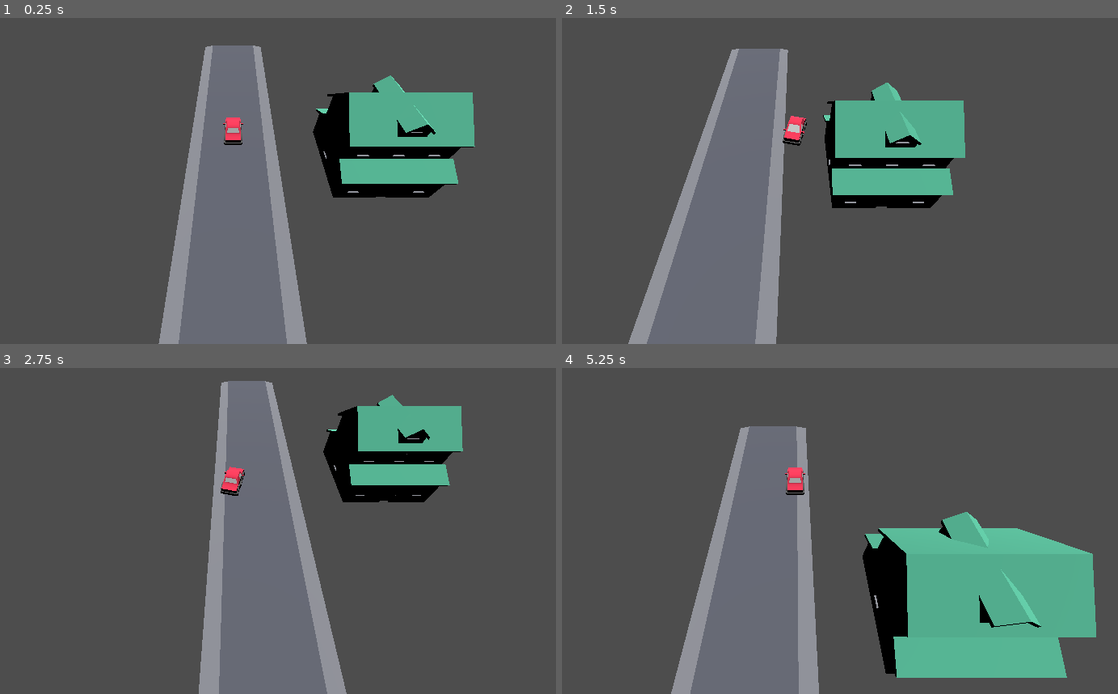
Above: before the commit, frames 1-4 (two rows, left to right).
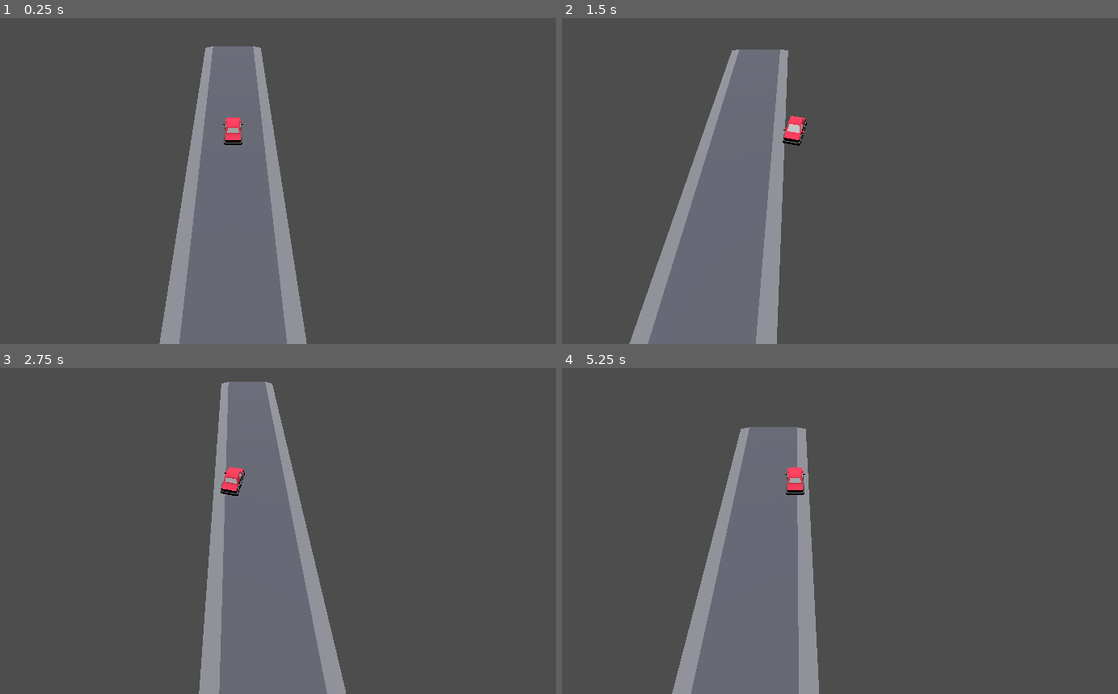
Above: after the commit, the same moments.

Repository: mozes-lol/banana
Game: Godot game, scene res://levels/level_test_3d.tscn
Same seed, same stepped clock (60 frames per second), same inputs: the game is played once before the commit and once after it.
Inputs:
- Up to frame 1 (0.25 s): no input
- Up to frame 2 (1.5 s): hold D (steer_right) 0.53-1.28 s; hold S (reverse) from 1.28 s (still down)
- Up to frame 3 (2.75 s): release S (reverse) at 2.03 s; hold D (steer_right) from 2.03 s (still down)
- Up to frame 4 (5.25 s): release D (steer_right) at 2.78 s; hold W (forward) 2.78-3.53 s; hold A (steer_left) 3.53-5.03 s; hold S (reverse) from 5.03 s (still down)

The runs differ from the first frame. In frame 1, 8.5% of the frame differs, in the area x 28-86%, y 8-100%; in frame 2, 8.2%; in frame 3, 6.5%; in frame 4, 18%, in the area x 19-97%, y 17-100%.

Commit message:
Create house gameobjects

Diff:
--- a/levels/level_test_3d.tscn
+++ b/levels/level_test_3d.tscn
@@ -1,9 +1,8 @@
-[gd_scene load_steps=5 format=3 uid="uid://ctvm0eiklsuaf"]
+[gd_scene load_steps=4 format=3 uid="uid://ctvm0eiklsuaf"]
 
 [ext_resource type="Script" path="res://levels/Camera3D.gd" id="1_3kf58"]
 [ext_resource type="PackedScene" uid="uid://l7yka1wf5kwp" path="res://objects/cars/car test/car_test.tscn" id="1_ivdo5"]
 [ext_resource type="ArrayMesh" uid="uid://lmqhe13x03k7" path="res://assets/suburbian/driveway_long.obj" id="2_fpoo2"]
-[ext_resource type="ArrayMesh" uid="uid://cm2rkdm0tk632" path="res://assets/suburbian/house_type06.obj" id="4_qt1yr"]
 
 [node name="level_test_3d" type="Node3D"]
 
@@ -12,7 +11,7 @@
 script = ExtResource("1_3kf58")
 
 [node name="car_test" parent="." instance=ExtResource("1_ivdo5")]
-transform = Transform3D(-1, 0, -8.74228e-08, 0, 1, 0, 8.74228e-08, 0, -1, 0.0134659, 0.0212684, 0.0177698)
+transform = Transform3D(-1, 0, -8.74228e-08, 0, 1, 0, 8.74228e-08, 0, -1, 0, 0.0924471, 0)
 
 [node name="DirectionalLight3D" type="DirectionalLight3D" parent="."]
 transform = Transform3D(1, 0, 0, 0, -4.37114e-08, 1, 0, -1, -4.37114e-08, 0, 6.35031, 0)
@@ -24,8 +23,3 @@
 transform = Transform3D(17.5, 0, 0, 0, 17.5, 0, 0, 0, 83.865, 0, 0, 0)
 mesh = ExtResource("2_fpoo2")
 skeleton = NodePath("../..")
-
-[node name="HouseType06" type="MeshInstance3D" parent="level"]
-transform = Transform3D(4.865, 0, 0, 0, 4.865, 0, 0, 0, 4.865, 9.07424, 0, 0)
-mesh = ExtResource("4_qt1yr")
-skeleton = NodePath("../..")
--- /dev/null
+++ b/objects/buildings/house_1.tscn
@@ -0,0 +1,17 @@
+[gd_scene load_steps=3 format=3 uid="uid://b2us4hcr47u6k"]
+
+[ext_resource type="ArrayMesh" uid="uid://l5hw2dkp1m0e" path="res://assets/suburbian/house_type01.obj" id="1_pvvxq"]
+
+[sub_resource type="BoxShape3D" id="BoxShape3D_nu85u"]
+
+[node name="house_1" type="StaticBody3D"]
+transform = Transform3D(1, 0, 0, 0, 1, 0, 0, 0, 1, -9.41537, 0, -5.0987)
+
+[node name="CollisionShape3D" type="CollisionShape3D" parent="."]
+transform = Transform3D(5.8608, 0, 0, 0, 2.50213, 0, 0, 0, 3.96525, -3.24613, 1.17437, 2.28904)
+shape = SubResource("BoxShape3D_nu85u")
+
+[node name="HouseType01" type="MeshInstance3D" parent="."]
+transform = Transform3D(5, 0, 0, 0, 5, 0, 0, 0, 5, 0, 0, 0)
+mesh = ExtResource("1_pvvxq")
+skeleton = NodePath("../../..")
--- /dev/null
+++ b/objects/buildings/house_2.tscn
@@ -0,0 +1,21 @@
+[gd_scene load_steps=3 format=3 uid="uid://c6glnxq6xrl1i"]
+
+[ext_resource type="ArrayMesh" uid="uid://qfcj0wysy166" path="res://assets/suburbian/house_type02.obj" id="1_14jxp"]
+
+[sub_resource type="BoxShape3D" id="BoxShape3D_aab2m"]
+
+[node name="house_2" type="StaticBody3D"]
+transform = Transform3D(-1, 0, -8.74228e-08, 0, 1, 0, 8.74228e-08, 0, -1, -15.4946, 0, 13.6033)
+
+[node name="HouseType02" type="MeshInstance3D" parent="."]
+transform = Transform3D(5, 0, 0, 0, 5, 0, 0, 0, 5, 0, 0, 0)
+mesh = ExtResource("1_14jxp")
+skeleton = NodePath("../../..")
+
+[node name="CollisionShape3D" type="CollisionShape3D" parent="."]
+transform = Transform3D(5.85086, 0, 0, 0, 5, 0, 0, 0, 3.92253, -0.0413046, 2.47041, 1.22887)
+shape = SubResource("BoxShape3D_aab2m")
+
+[node name="CollisionShape3D2" type="CollisionShape3D" parent="."]
+transform = Transform3D(3.82247, 0, 0, 0, 5, 0, 0, 0, 6.0149, 0.983159, 2.47041, 0.202713)
+shape = SubResource("BoxShape3D_aab2m")
--- /dev/null
+++ b/objects/buildings/house_3.tscn
@@ -0,0 +1,17 @@
+[gd_scene load_steps=3 format=3 uid="uid://dk4o7dwrcylw8"]
+
+[ext_resource type="ArrayMesh" uid="uid://qoj12c3hqr43" path="res://assets/suburbian/house_type03.obj" id="1_bheic"]
+
+[sub_resource type="BoxShape3D" id="BoxShape3D_ls8vk"]
+
+[node name="house_3" type="StaticBody3D"]
+transform = Transform3D(1, 0, 0, 0, 1, 0, 0, 0, 1, 15.306, 0, 0)
+
+[node name="HouseType03" type="MeshInstance3D" parent="."]
+transform = Transform3D(5, 0, 0, 0, 5, 0, 0, 0, 5, 0, 0, 0)
+mesh = ExtResource("1_bheic")
+skeleton = NodePath("../../..")
+
+[node name="CollisionShape3D" type="CollisionShape3D" parent="."]
+transform = Transform3D(7.79587, 0, 0, 0, 3.88978, 0, 0, 0, 3.86057, 0, 1.94659, 0)
+shape = SubResource("BoxShape3D_ls8vk")
--- /dev/null
+++ b/objects/buildings/house_4.tscn
@@ -0,0 +1,15 @@
+[gd_scene load_steps=3 format=3 uid="uid://bg0gu1mv75kda"]
+
+[ext_resource type="ArrayMesh" uid="uid://bfjq650qxbjyp" path="res://assets/suburbian/house_type04.obj" id="1_r8mpd"]
+
+[sub_resource type="BoxShape3D" id="BoxShape3D_b2upo"]
+
+[node name="house_4" type="StaticBody3D"]
+
+[node name="HouseType04" type="MeshInstance3D" parent="."]
+transform = Transform3D(5, 0, 0, 0, 5, 0, 0, 0, 5, 0, 0, 0)
+mesh = ExtResource("1_r8mpd")
+
+[node name="CollisionShape3D" type="CollisionShape3D" parent="."]
+transform = Transform3D(5.92068, 0, 0, 0, 3.07989, 0, 0, 0, 3.87157, -3.25108, 1.50639, 2.28131)
+shape = SubResource("BoxShape3D_b2upo")
--- /dev/null
+++ b/objects/buildings/house_5.tscn
@@ -0,0 +1,19 @@
+[gd_scene load_steps=3 format=3 uid="uid://byw3ae3m0armj"]
+
+[ext_resource type="ArrayMesh" uid="uid://2kpx2d1tpwt3" path="res://assets/suburbian/house_type05.obj" id="1_5iokf"]
+
+[sub_resource type="BoxShape3D" id="BoxShape3D_gmay8"]
+
+[node name="house_5" type="StaticBody3D"]
+
+[node name="CollisionShape3D" type="CollisionShape3D" parent="."]
+transform = Transform3D(3.91365, 0, 0, 0, 3.43279, 0, 0, 0, 5.9, 0.983126, 1.66668, -0.0405226)
+shape = SubResource("BoxShape3D_gmay8")
+
+[node name="CollisionShape3D2" type="CollisionShape3D" parent="."]
+transform = Transform3D(5.9119, 0, 0, 0, 3.43279, 0, 0, 0, 3.87488, -0.0210432, 1.66668, 0.973032)
+shape = SubResource("BoxShape3D_gmay8")
+
+[node name="HouseType05" type="MeshInstance3D" parent="."]
+transform = Transform3D(5, 0, 0, 0, 5, 0, 0, 0, 5, 0, 0, 0)
+mesh = ExtResource("1_5iokf")
--- /dev/null
+++ b/objects/buildings/house_6.tscn
@@ -0,0 +1,17 @@
+[gd_scene load_steps=3 format=3 uid="uid://cdv1dglupjnqi"]
+
+[ext_resource type="ArrayMesh" uid="uid://cm2rkdm0tk632" path="res://assets/suburbian/house_type06.obj" id="1_f65ev"]
+
+[sub_resource type="BoxShape3D" id="BoxShape3D_a01qc"]
+
+[node name="house_6" type="StaticBody3D"]
+transform = Transform3D(1.00097, 0, 0, 0, 1.00097, 0, 0, 0, 1.00097, 7.51154, 0, -5.07613)
+
+[node name="collider" type="CollisionShape3D" parent="."]
+transform = Transform3D(5.91859, 0, 0, 0, 4.45414, 0, 0, 0, 5.8928, 0, 2.25583, 0)
+shape = SubResource("BoxShape3D_a01qc")
+
+[node name="model" type="MeshInstance3D" parent="."]
+transform = Transform3D(5, 0, 0, 0, 5, 0, 0, 0, 5, 0, 0, 0)
+mesh = ExtResource("1_f65ev")
+skeleton = NodePath("../../..")
--- /dev/null
+++ b/objects/buildings/house_7.tscn
@@ -0,0 +1,15 @@
+[gd_scene load_steps=3 format=3 uid="uid://cktug6cl381yj"]
+
+[ext_resource type="ArrayMesh" uid="uid://bm0kbuev1ucow" path="res://assets/suburbian/house_type07.obj" id="1_4hcqo"]
+
+[sub_resource type="BoxShape3D" id="BoxShape3D_w5t8d"]
+
+[node name="house_7" type="StaticBody3D"]
+
+[node name="HouseType07" type="MeshInstance3D" parent="."]
+transform = Transform3D(5, 0, 0, 0, 5, 0, 0, 0, 5, 0, 0, 0)
+mesh = ExtResource("1_4hcqo")
+
+[node name="CollisionShape3D" type="CollisionShape3D" parent="."]
+transform = Transform3D(5.88301, 0, 0, 0, 3.28746, 0, 0, 0, 3.86738, 0, 1.7268, 0)
+shape = SubResource("BoxShape3D_w5t8d")
--- /dev/null
+++ b/objects/buildings/house_8.tscn
@@ -0,0 +1,15 @@
+[gd_scene load_steps=3 format=3 uid="uid://dmccu2g0op7cu"]
+
+[ext_resource type="ArrayMesh" uid="uid://cv7cjce7jx3nk" path="res://assets/suburbian/house_type08.obj" id="1_wjnm4"]
+
+[sub_resource type="BoxShape3D" id="BoxShape3D_1ndx0"]
+
+[node name="house_8" type="StaticBody3D"]
+
+[node name="HouseType08" type="MeshInstance3D" parent="."]
+transform = Transform3D(5, 0, 0, 0, 5, 0, 0, 0, 5, 0, 0, 0)
+mesh = ExtResource("1_wjnm4")
+
+[node name="CollisionShape3D" type="CollisionShape3D" parent="."]
+transform = Transform3D(8.29776, 0, 0, 0, 5.04, 0, 0, 0, 3.86883, 0.0826931, 2.41347, 0.191518)
+shape = SubResource("BoxShape3D_1ndx0")
--- /dev/null
+++ b/objects/buildings/tree_big.tscn
@@ -0,0 +1,15 @@
+[gd_scene load_steps=3 format=3 uid="uid://d3spggtia0ix2"]
+
+[ext_resource type="ArrayMesh" uid="uid://cqucky31rx82d" path="res://assets/suburbian/tree_large.obj" id="1_rk6si"]
+
+[sub_resource type="CylinderShape3D" id="CylinderShape3D_l4eky"]
+
+[node name="tree_big" type="StaticBody3D"]
+
+[node name="TreeLarge" type="MeshInstance3D" parent="."]
+transform = Transform3D(5, 0, 0, 0, 5, 0, 0, 0, 5, 0, 0, 0)
+mesh = ExtResource("1_rk6si")
+
+[node name="CollisionShape3D" type="CollisionShape3D" parent="."]
+transform = Transform3D(0.202028, 0, 0, 0, 1, 0, 0, 0, 0.233035, 0, 0.982376, 0)
+shape = SubResource("CylinderShape3D_l4eky")
--- /dev/null
+++ b/objects/buildings/tree_small.tscn
@@ -0,0 +1,15 @@
+[gd_scene load_steps=3 format=3 uid="uid://c60qcep2gdqed"]
+
+[ext_resource type="ArrayMesh" uid="uid://b555kvk4hprut" path="res://assets/suburbian/tree_small.obj" id="1_5x561"]
+
+[sub_resource type="CylinderShape3D" id="CylinderShape3D_l2c4g"]
+
+[node name="StaticBody3D" type="StaticBody3D"]
+
+[node name="TreeSmall" type="MeshInstance3D" parent="."]
+transform = Transform3D(5, 0, 0, 0, 5, 0, 0, 0, 5, 0, 0, 0)
+mesh = ExtResource("1_5x561")
+
+[node name="CollisionShape3D" type="CollisionShape3D" parent="."]
+transform = Transform3D(0.211971, 0, 0, 0, 1, 0, 0, 0, 0.216684, 0, 0.982621, 0)
+shape = SubResource("CylinderShape3D_l2c4g")
Not shown, added: export_presets.cfg
